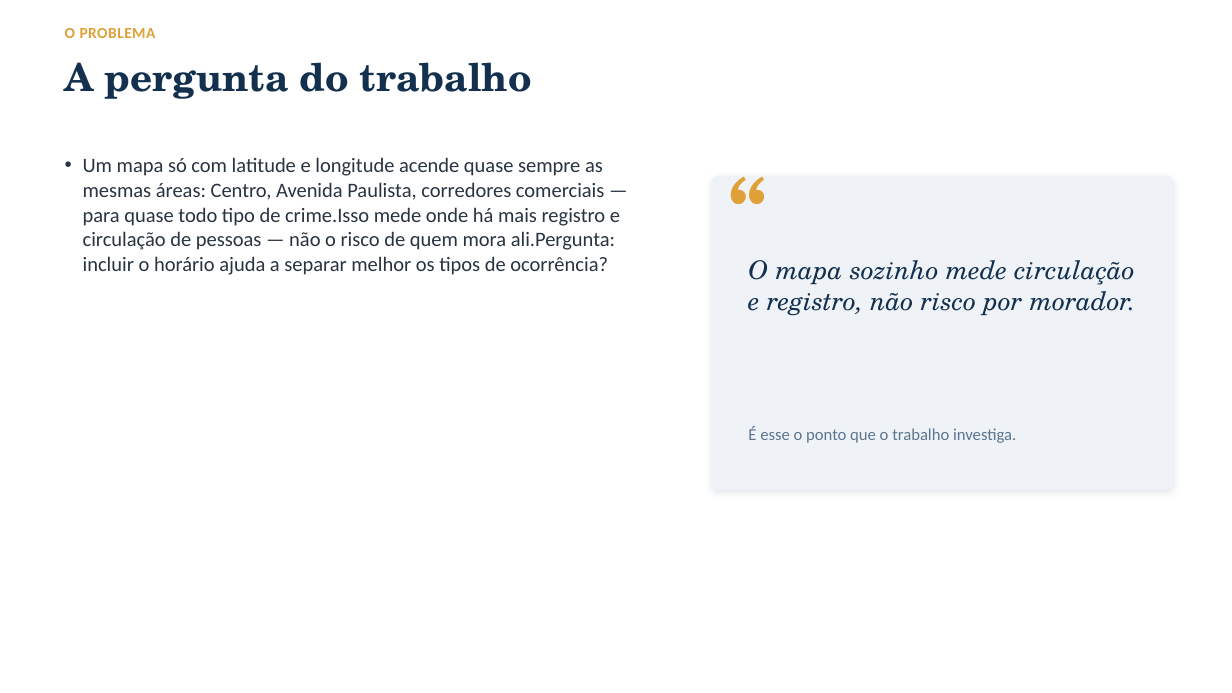
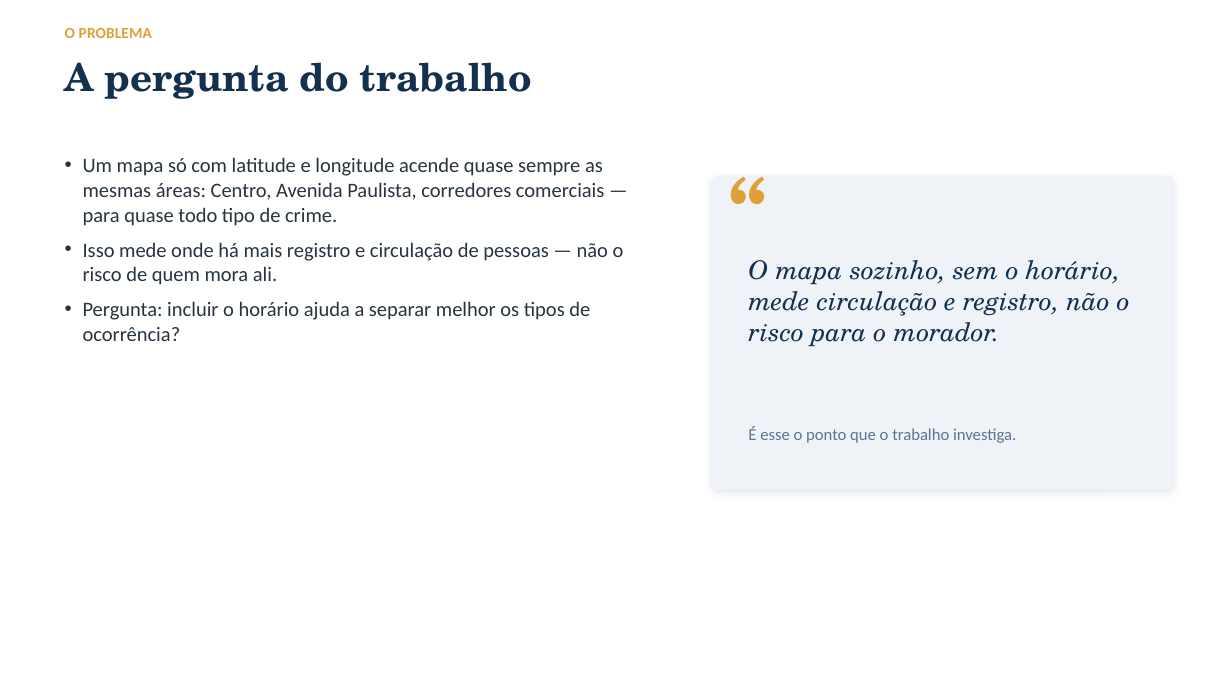
Before and after one commit to especializacao-ia-pucsp/crime-sp-ml, a slide deck: slide 2 of docs/apresentacao.pptx. Drawn at 1232x693 pixels with LibreOffice and Linux fonts; fonts in the diff are those of the drawing. Boxes give left, top, right and bottom in pixels: in the first picture for what was removed or moved away, otherwise in the second. Text is boxed around its words. In the diff, an @@ line names an element or a change of style, - is before the commit and + after.

```diff
--- a/docs/apresentacao.pptx
+++ b/docs/apresentacao.pptx
@@ text "O PROBLEMA" at box(65, 28, 152, 38): letter spacing 0.4 to 0.1 pt @@
@@ text at box(83, 157, 624, 341): text changed @@
-• Um mapa só com latitude e longitude acende quase sempre as mesmas áreas: Centro, Avenida Paulista, corredores comerciais — para quase todo tipo de crime.Isso mede onde há mais registro e circulação de pessoas — não o risco de quem mora ali.Pergunta: incluir o horário ajuda a separar melhor os tipos de ocorrência?
+• Um mapa só com latitude e longitude acende quase sempre as mesmas áreas: Centro, Avenida Paulista, corredores comerciais — para quase todo tipo de crime.
+• Isso mede onde há mais registro e circulação de pessoas — não o risco de quem mora ali.
+• Pergunta: incluir o horário ajuda a separar melhor os tipos de ocorrência?
@@ text at box(748, 260, 1130, 347): text changed @@
-O mapa sozinho mede circulação e registro, não risco por morador.
+O mapa sozinho, sem o horário, mede circulação e registro, não o risco para o morador.
```
Also in this commit, not shown: 13 other slides changed, 1 other file.
